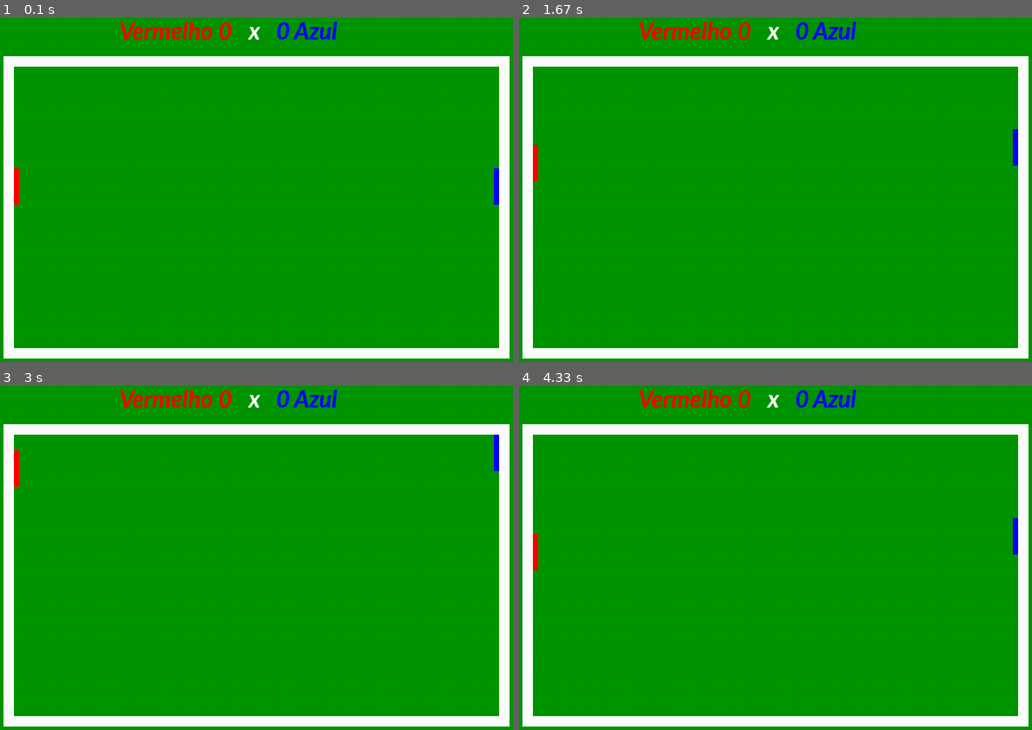
Above: before the commit, frames 1-4 (two rows, left to right).
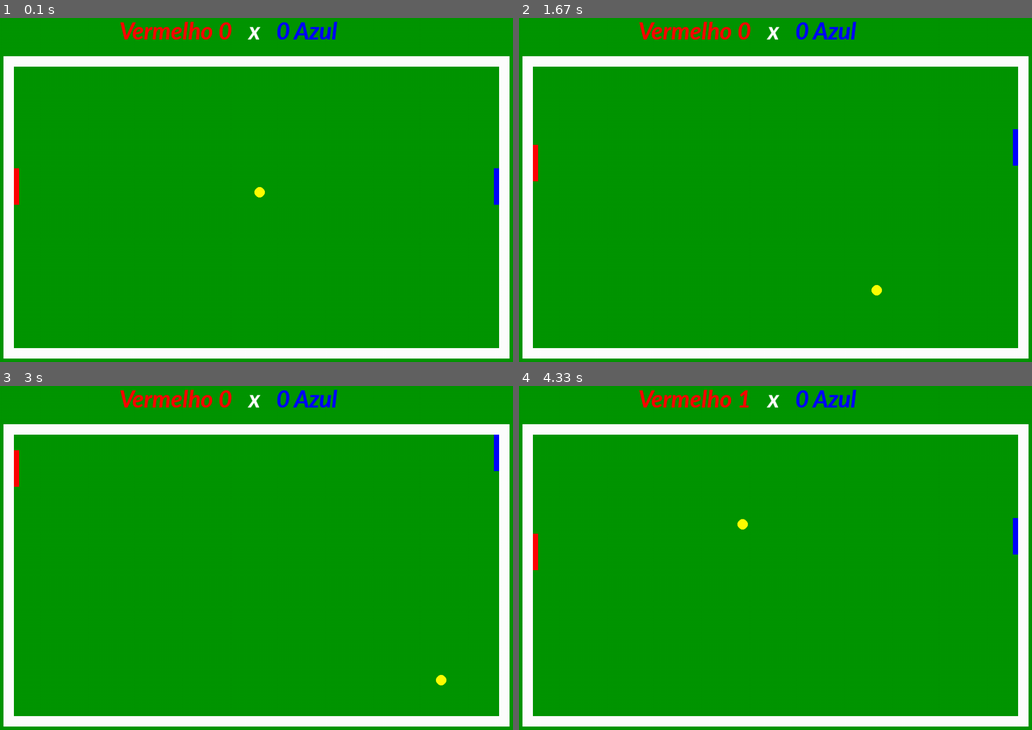
Above: after the commit, the same moments.

Repository: lucaslittig099/LP
Game: pygame game, started from jogo pygame/atv do jogo/main.py
Same seed, same stepped clock (60 frames per second), same inputs: the game is played once before the commit and once after it.
Inputs:
- Up to frame 1 (0.1 s): no input
- Up to frame 2 (1.67 s): hold Up 0.33-0.8 s; hold Down 0.83-1.13 s; hold S 0.83-1.13 s; hold Up 1.17-1.53 s; hold W 1.17-1.53 s; hold Down from 1.57 s (still down); hold S from 1.57 s (still down)
- Up to frame 3 (3 s): release Down at 1.93 s; release S at 1.93 s; hold Up 1.97-2.27 s; hold W 1.97-2.27 s; hold Down 2.3-2.6 s; hold S 2.3-2.6 s; hold Up from 2.63 s (still down); hold W from 2.63 s (still down)
- Up to frame 4 (4.33 s): release Up at 3 s; release W at 3 s; hold Down 3.03-3.4 s; hold S 3.03-3.4 s; hold Up 3.43-3.73 s; hold W 3.43-3.73 s; hold Down 3.77-4.07 s; hold S 3.77-4.07 s; hold Up from 4.1 s (still down); hold W from 4.1 s (still down)

The runs differ from the first frame. In frame 1, less than 0.1% of the frame differs, in the area x 49-52%, y 49-53%; in frame 2, less than 0.1%; in frame 3, less than 0.1%; in frame 4, 0.1%, in the area x 42-46%, y 1-42%.

Commit message:
adicionei a física da bola, da pra jogar, mas ainda vou colocar praaumentar a velocidade com o passar do tempo

Diff:
--- a/jogo pygame/atv do jogo/main.py
+++ b/jogo pygame/atv do jogo/main.py
@@ -14,6 +14,16 @@
 x=larg/2-20
 y1 = alt/2-35
 y2 = alt/2-35
+
+#Variáveis da bola
+bola_x = larg / 2
+bola_y = alt / 2
+bola_raio = 10
+vel_bola_x = 1 #velocidade horizontal
+vel_bola_y = 1 #velocidade vertical
+
+evento_acelerar = pygame.USEREVENT + 1
+pygame.time.set_timer(evento_acelerar, 10000)
 
 tela = pygame.display.set_mode((larg,alt)) #cria tela com largura e altura
 pygame.display.set_caption('jogo')#título da janela
@@ -32,6 +42,18 @@
         if event.type == QUIT: #clicar no x no canto superior da tela
             pygame.quit()
             exit()
+
+        #Aumenta a velocidade com o passar do tempo
+        if event.type == evento_acelerar:
+            if vel_bola_x > 0:
+                vel_bola_x += 1
+            else:
+                vel_bola_x += -1
+
+            if vel_bola_y > 0:
+                vel_bola_y += 1
+            else:
+                vel_bola_y += -1
 
     #Desenhando as bordas
     pygame.draw.rect(tela,(255,255,255),(20,100,970,20)) #horizontal de cima
@@ -55,8 +77,32 @@
     y1 = max(120, min(y1, 660 - 70))
     y2 = max(120, min(y2, 660 - 70))
 
+    #Atualizaa posição da bola
+    bola_x += vel_bola_x
+    bola_y += vel_bola_y
+
+    if bola_y - bola_raio <= 120 or bola_y + bola_raio >= 660:
+        vel_bola_y *= -1
+
+    rect_bola = pygame.Rect(bola_x - bola_raio, bola_y - bola_raio, bola_raio * 2, bola_raio * 2)
+    rect_vermelho = pygame.Rect(40, y1, 10, 70)
+    rect_azul = pygame.Rect(960, y2, 10, 70)
+
+    if rect_bola.colliderect(rect_vermelho) or rect_bola.colliderect(rect_azul):
+        vel_bola_x *= -1
+
+    if bola_x < 40:
+        pontos_azul += 1
+        bola_x, bola_y = larg / 2, alt / 2
+
+    elif bola_x > 960:
+        pontos_vermelho += 1
+        bola_x, bola_y = larg / 2, alt / 2
+        vel_bola_x *= -1
+
     pygame.draw.rect(tela, (255, 0, 0), (40, y1, 10, 70))
     pygame.draw.rect(tela, (0, 0, 255), (960, y2, 10, 70))
+    pygame.draw.circle(tela, (255, 255, 0), (int(bola_x), int(bola_y)), bola_raio)
 
     # Exibindo o placar
     texto_vermelho = fonte_placar.render(f"Vermelho {pontos_vermelho}", True, (255, 0, 0))
